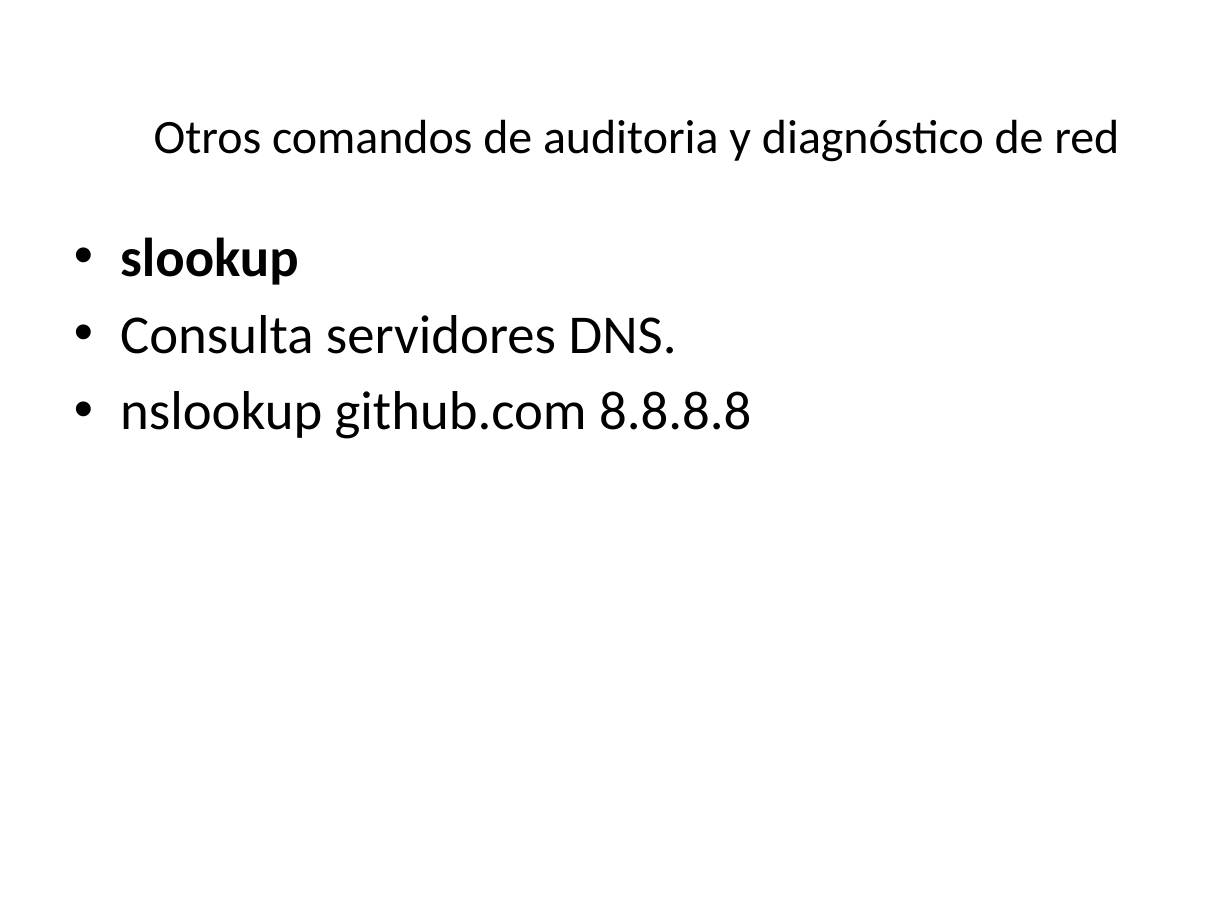
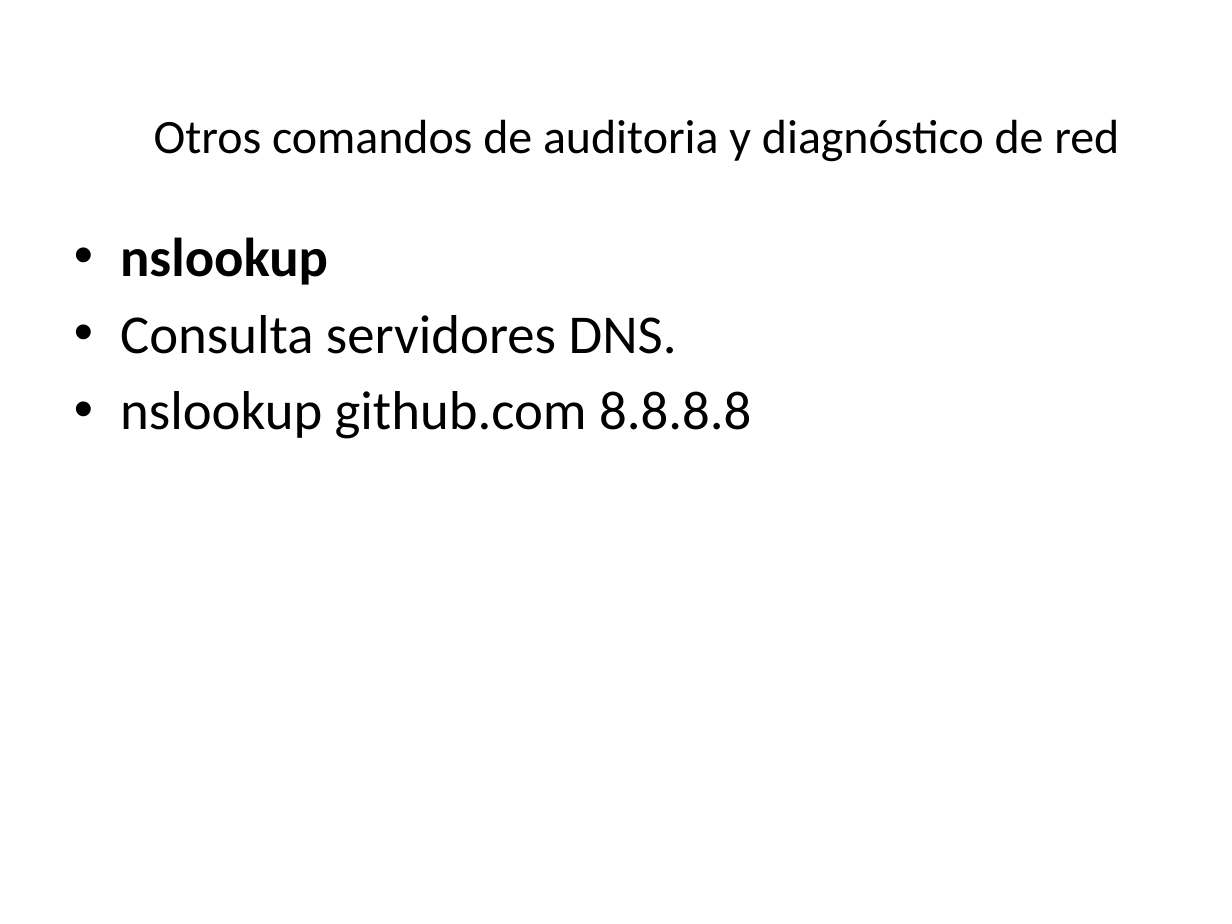
Before and after one commit to AlbertoRuizprofesor/programacion_sistemas_informaticos, a slide deck: slide 18 of MF0964_3 Desarrollo de elementos software para gestión de/SISTEMAS INFORMATICOS/POWERSHELL/Bloque3_PowerShell_Redes_Eventos_Tareas_v2.pptx. Drawn at 1232x924 pixels with LibreOffice and Linux fonts; fonts in the diff are those of the drawing. Boxes give left, top, right and bottom in pixels: in the first picture for what was removed or moved away, otherwise in the second. Text is boxed around its words. In the diff, an @@ line names an element or a change of style, - is before the commit and + after.

```diff
--- a/MF0964_3 Desarrollo de elementos software para gestión de/SISTEMAS INFORMATICOS/POWERSHELL/Bloque3_PowerShell_Redes_Eventos_Tareas_v2.pptx
+++ b/MF0964_3 Desarrollo de elementos software para gestión de/SISTEMAS INFORMATICOS/POWERSHELL/Bloque3_PowerShell_Redes_Eventos_Tareas_v2.pptx
@@ text at bbox=[120, 237, 328, 285]: text changed @@
-• slookup
+• nslookup
```
Also in this commit, not shown: 6 other files.
